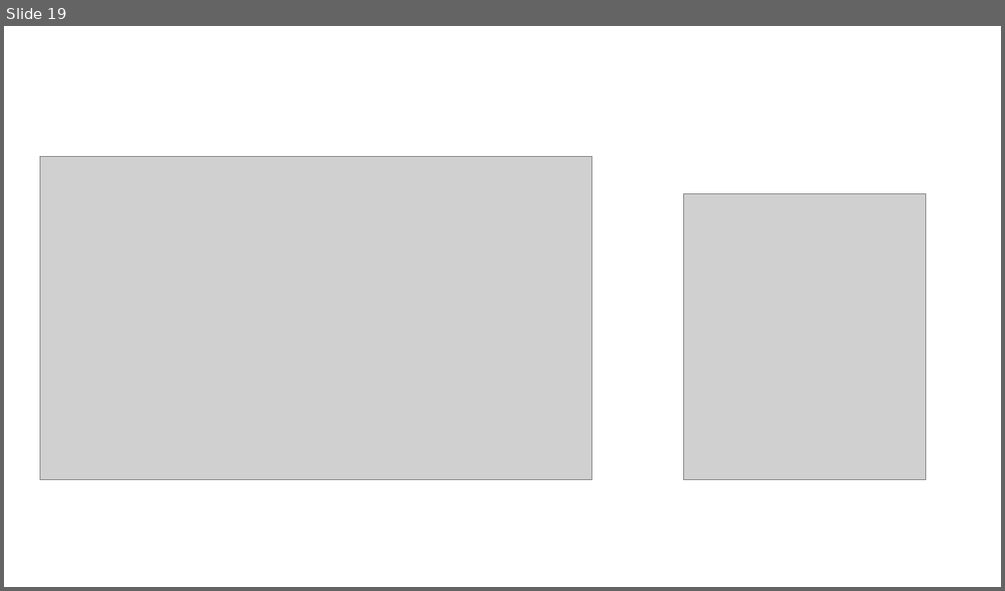
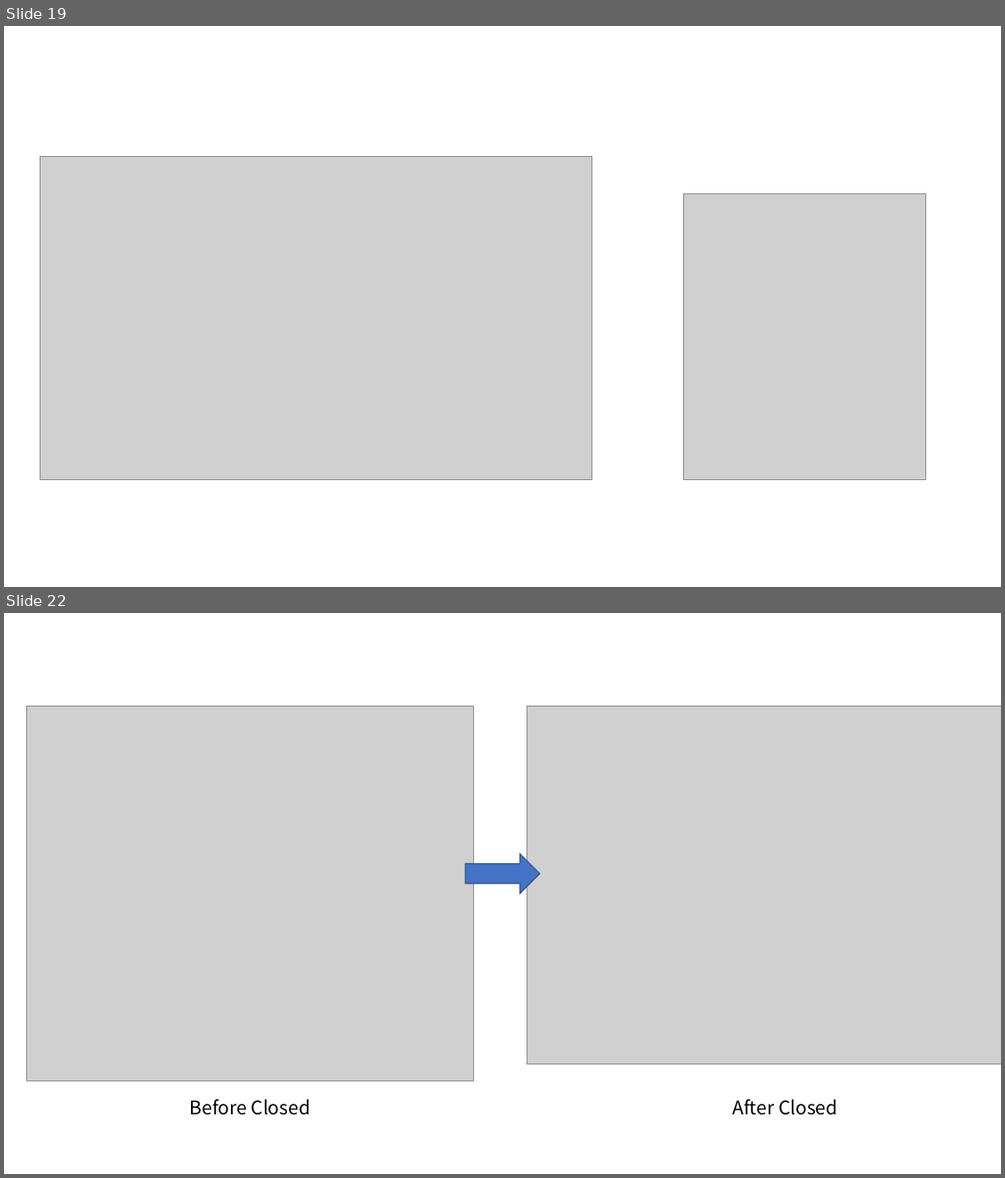
Before and after one commit to ShisatoYano/SLAMDesignUML, a slide deck: SLAM_Theoretical_Formulas.pptx. Shown one above the other, each under a label of ours: slide 19 before the commit, slides 19 and 22 after it; the slides between them are not shown. The pictures are 1005x591 and 1005x1178 pixels, drawn with LibreOffice and Linux fonts; fonts in the diff are those of the drawing; grey boxes stand for pictures. Boxes give left, top, right and bottom in pixels: in the first picture for what was removed or moved away, otherwise in the second. Text is boxed around its words. In the diff, an @@ line names an element or a change of style, - is before the commit and + after.

```diff
--- a/SLAM_Theoretical_Formulas.pptx
+++ b/SLAM_Theoretical_Formulas.pptx
@@ slide 22 added at (4, 613, 1001, 1174), background #FFFFFF @@
@@ picture added at (26, 706, 474, 1080) @@
@@ picture added at (527, 706, 1001, 1064) @@
@@ right arrow added at (465, 854, 540, 893), fill #4472C4, outline #325491 1 pt @@
@@ text added at (190, 1099, 311, 1115), 18 pt, text #000000 @@
+Before Closed
@@ text added at (733, 1099, 838, 1115), 18 pt, text #000000 @@
+After Closed
```
Also in this commit, not shown: 1 slide changed, 1 other slide added.
